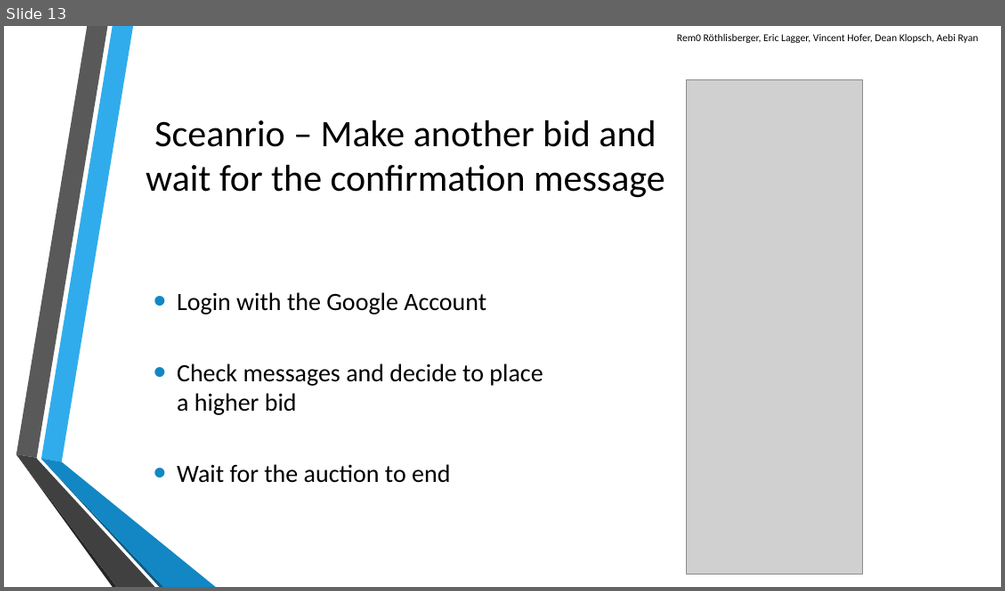
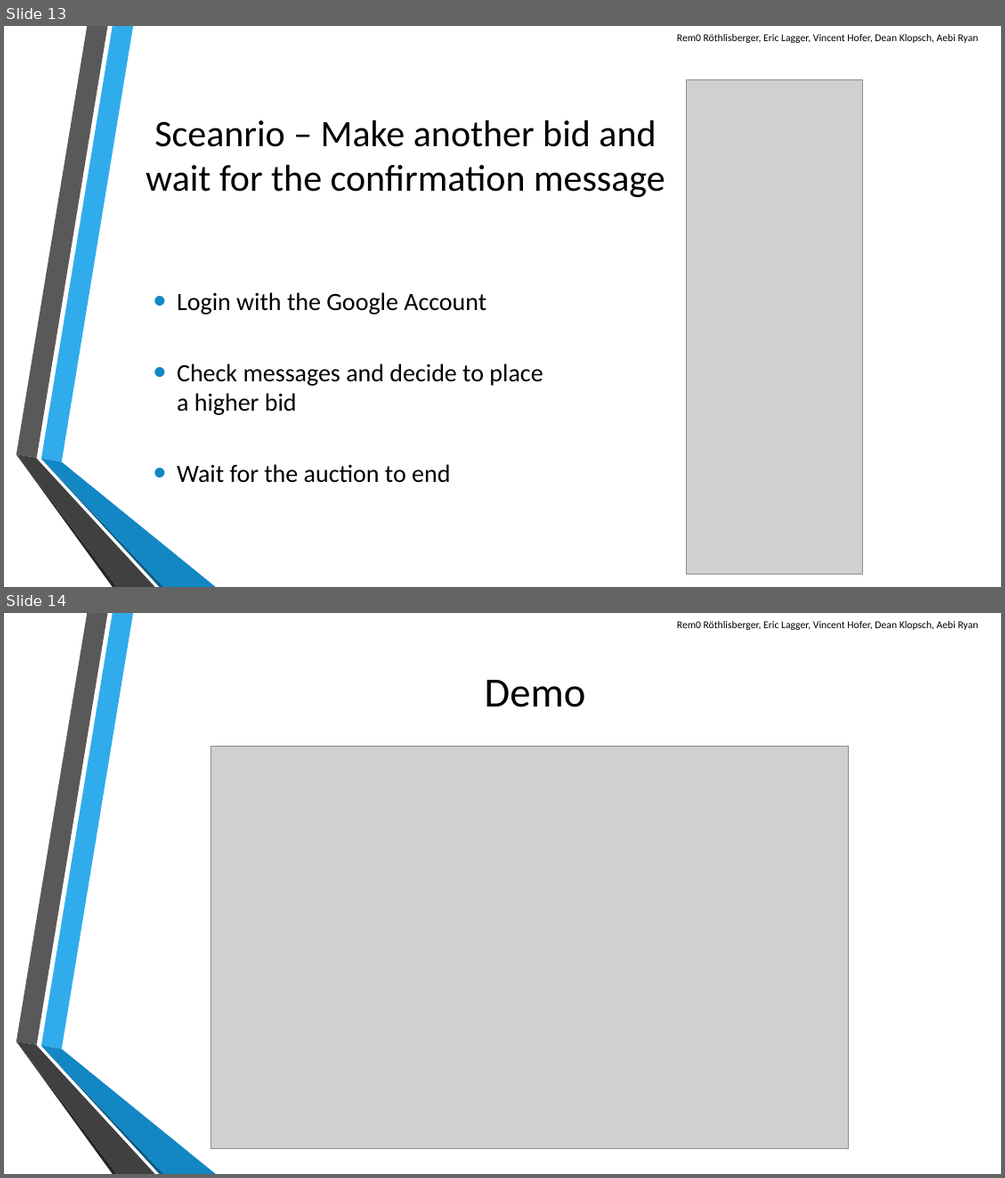
Before and after one commit to scg-unibe-ch/ese2016-team8, a slide deck: baseProject/presentation/Presentation-Team8.pptx. Shown one above the other, each under a label of ours: slide 13 before the commit, slides 13 and 14 after it. The pictures are 1005x591 and 1005x1178 pixels, drawn with LibreOffice and Linux fonts; fonts in the diff are those of the drawing; grey boxes stand for pictures; background and template pictures are left out. Boxes give left, top, right and bottom in pixels: in the first picture for what was removed or moved away, otherwise in the second. Text is boxed around its words. In the diff, an @@ line names an element or a change of style, - is before the commit and + after.

Commit message:
Added demo slide

```diff
--- a/baseProject/presentation/Presentation-Team8.pptx
+++ b/baseProject/presentation/Presentation-Team8.pptx
@@ slide 14 added at (x1=4, y1=613, x2=1001, y2=1174), background picture (left out); not listed: 6 template elements that a slide beside it also shows @@
@@ text added at (x1=677, y1=621, x2=979, y2=630), 10 pt, text #000000 @@
+Rem0 Röthlisberger, Eric Lagger, Vincent Hofer, Dean Klopsch, Aebi Ryan
@@ title added at (x1=485, y1=680, x2=586, y2=707), 40 pt, text #000000 @@
+Demo
@@ picture added at (x1=210, y1=747, x2=849, y2=1149) @@
```
Also in this commit, not shown: 6 slides changed, 1 other slide added, 1 slide removed, 1 other file.
